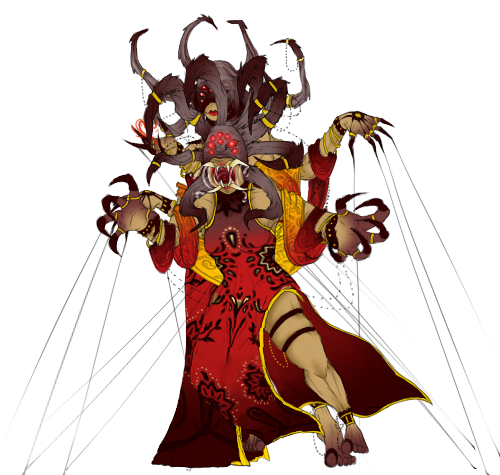
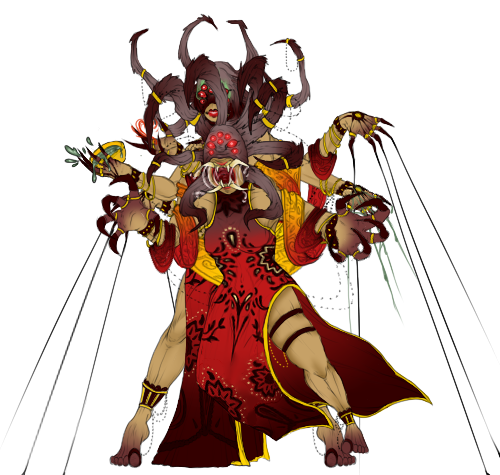
Layers edited between the first and the second 500x475 image:
removed layer "kiss_bras_droit_fils" from group "Bras_Droit" over left=134, top=115, right=478, bottom=472
removed layer "kiss_bras_gauche_fils" from group "Bras_Gauche" over left=20, top=225, right=252, bottom=472
removed layer "degats_bras_droit_fils" from group "Degats_Bras" over left=197, top=143, right=477, bottom=472
added group "Jambe gauche" with 8 layers in group "Corps" over left=109, top=226, right=237, bottom=469
showed group "Poison" (2nd of 3, in "Bras" › "Bras" › "Bras_Droit") (15 layers) over left=236, top=130, right=494, bottom=465
renamed "idle_jambe_droite_chaine_1" to "filament_droit_1", moved it into group "main", painted on it over left=202, top=154, right=361, bottom=475
added layer "filament_droit_2" in group "main" over left=374, top=148, right=491, bottom=475
renamed "idle_bras_droit_main_filaments" to "filament_droit_3", painted on it over left=351, top=136, right=500, bottom=475
renamed "Calque 1" to "filament_droit_4", moved it into group "main", painted on it over left=168, top=136, right=500, bottom=469
showed group "Poison" (3rd of 3, in "Bras" › "Bras" › "Bras_Gauche") (11 layers) over left=40, top=127, right=243, bottom=465
renamed "idle_jambe_droite_mollet_chaine_2" to "poison_bras_gauche_main", moved it into group "Poison", painted on it over left=74, top=142, right=204, bottom=436
renamed "idle_jambe_droite_pied" to "poison_bras_gauche_coupe", showed it, opacity 62% → 100%, moved it into group "Poison", painted on it over left=82, top=127, right=205, bottom=467
renamed "attaque_jambe copie" to "filament_gauche_2", moved it into group "main", painted on it over left=62, top=233, right=334, bottom=475
renamed "idle_bras_gauche_main_filaments" to "filament_gauche_4", painted on it over left=0, top=208, right=197, bottom=475
…and 47 more changes (8 added, 1 moved_by, 24 painted, 9 removed, 5 renamed, 8 stack, 4 visibility)
